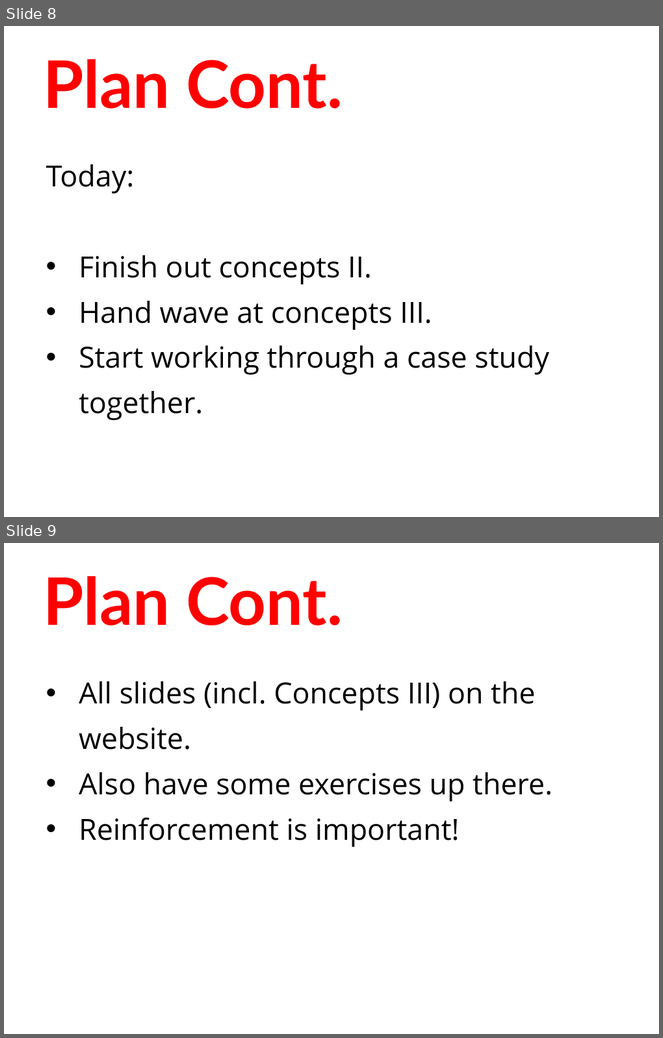
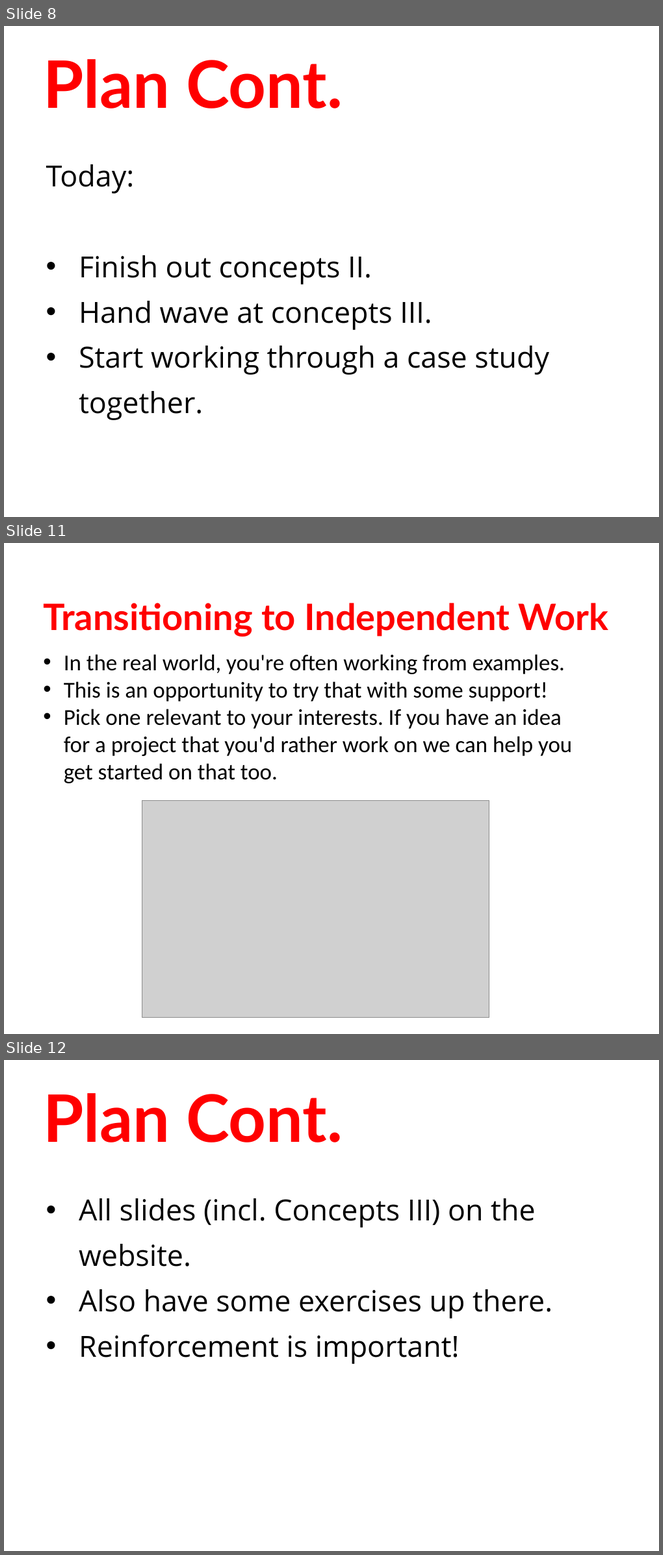
Before and after one commit to humanitiesprogramming/slides, a slide deck: 2019/python/day2-review.pptx. Shown one above the other, each under a label of ours: slides 8 and 9 before the commit, slides 8, 11 and 12 after it; the slides between them are not shown. The pictures are 663x1038 and 663x1555 pixels, drawn with LibreOffice and Linux fonts; fonts in the diff are those of the drawing; grey boxes stand for pictures. Boxes give left, top, right and bottom in pixels: in the first picture for what was removed or moved away, otherwise in the second. Text is boxed around its words. In the diff, an @@ line names an element or a change of style, - is before the commit and + after.

```diff
--- a/2019/python/day2-review.pptx
+++ b/2019/python/day2-review.pptx
@@ slide 11 added at (4,543,659,1034), background #FFFFFF @@
@@ title added at (43,603,608,637), 40 pt, text #FF0000, bold @@
+Transitioning to Independent Work
@@ text added at (64,654,572,783), 25 pt, text #000000 @@
+• In the real world, you're often working from examples.
+• This is an opportunity to try that with some support!
+• Pick one relevant to your interests. If you have an idea for a project that you'd rather work on we can help you get started on that too.
@@ picture added at (142,801,490,1018) @@
@@ what was slide 9 is now slide 12 @@
```
Also in this commit, not shown: 2 other slides added, 2 other files.
